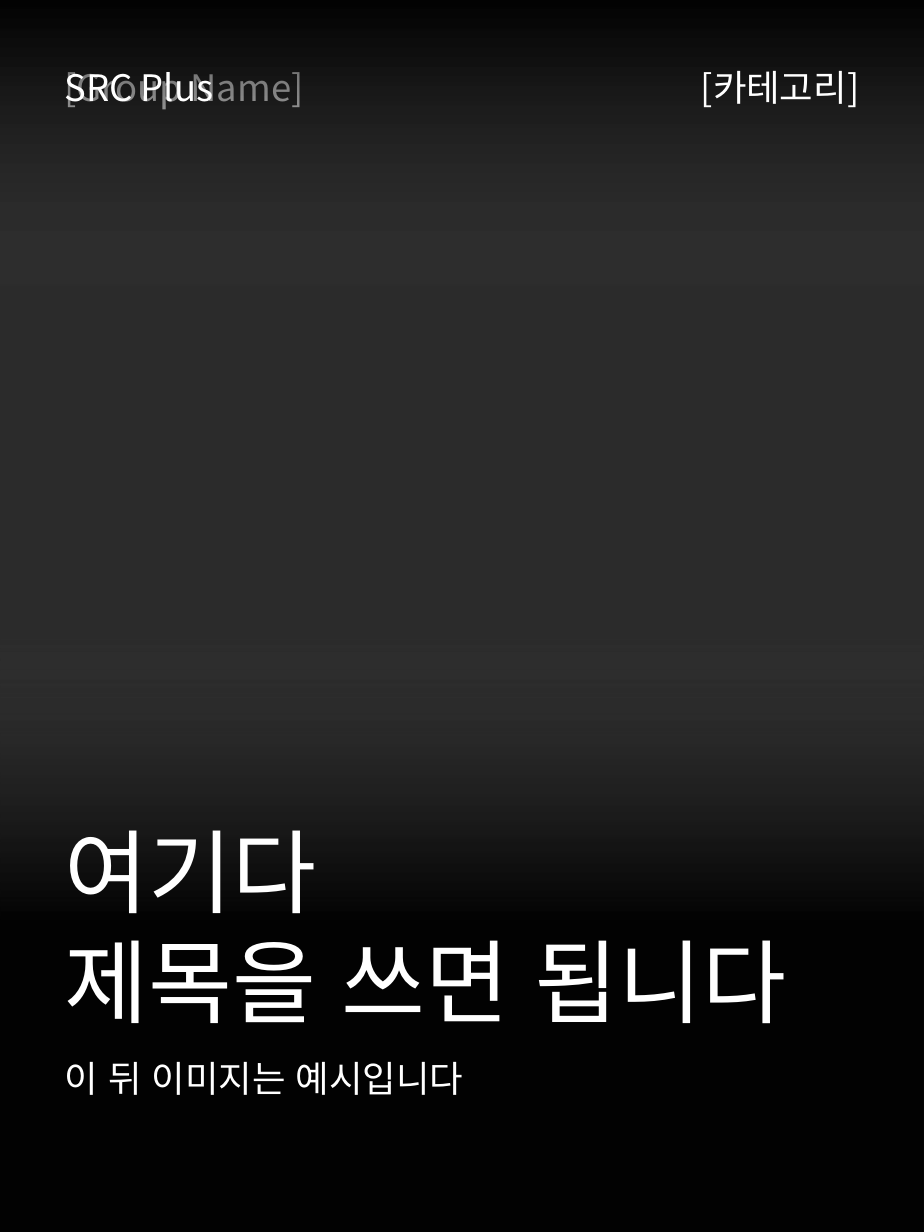
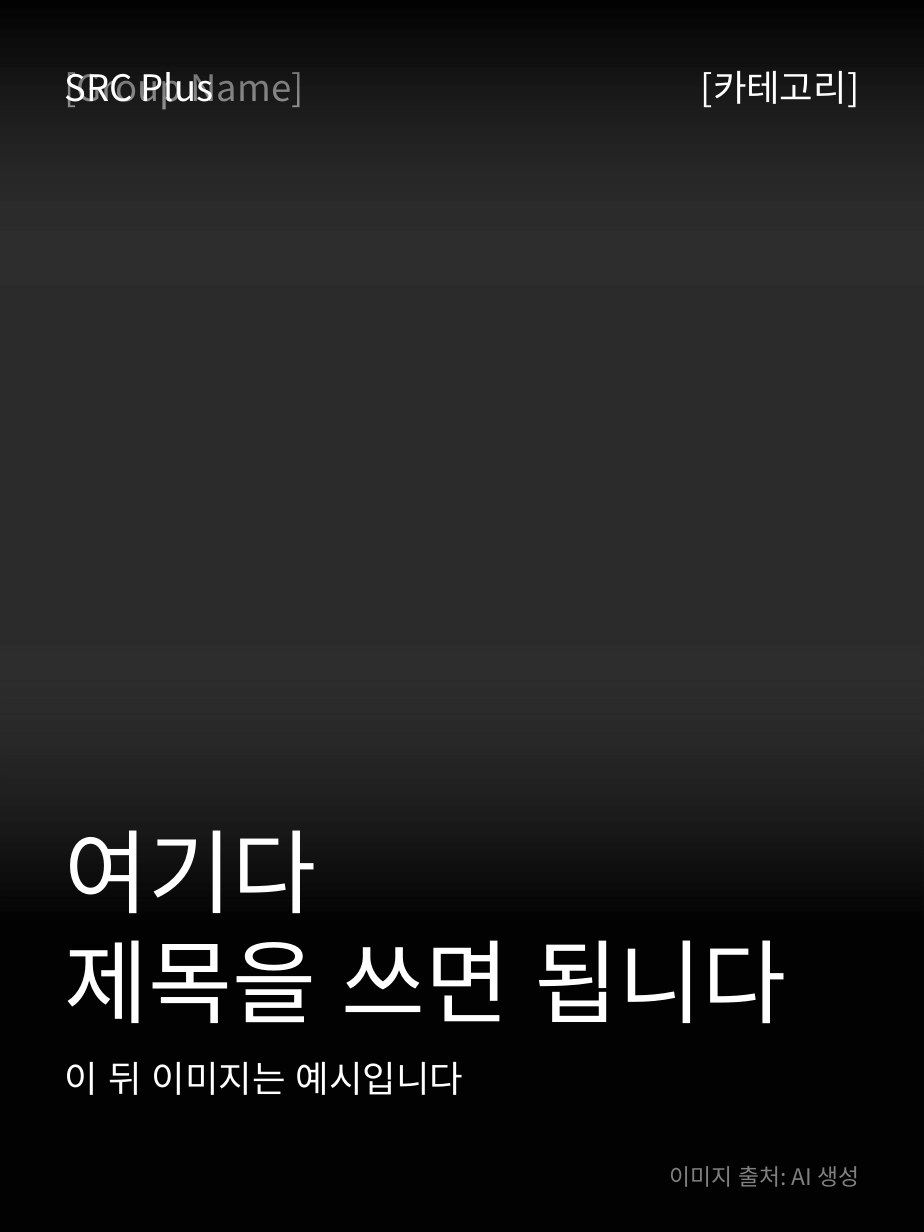
Before and after one commit to JBChoi-01/SRC_Plus, a slide deck: slide 1 of cardnews-template.pptx. Drawn at 924x1232 pixels with LibreOffice and Linux fonts; fonts in the diff are those of the drawing; background and template pictures are left out; a plain dark background stands for a picture behind light text. Boxes give left, top, right and bottom in pixels: in the first picture for what was removed or moved away, otherwise in the second. Text is boxed around its words. In the diff, an @@ line names an element or a change of style, - is before the commit and + after.

```diff
--- a/cardnews-template.pptx
+++ b/cardnews-template.pptx
@@ text added at <box>670,1166,859,1187</box>, 10 pt, text #808080 @@
+이미지 출처: AI 생성
```
Also in this commit, not shown: 2 other slides changed.
